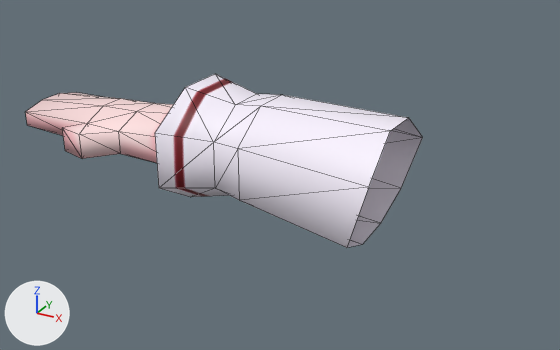
The OBJ model resources/player/arm_R.obj, before and after one commit.
The view is the same before and after, from a 50 mm lens placed at (0.297, -0.855, 0.423), pointed at (-0.201, 0.051, -0.03). Lighting does not change. The marker at lower left points along +X, +Y and +Z. Mesh edges are drawn as thin lines. Where no turn or scale is listed for an object, it has been applied to the vertices.

Before the edit, the objects in view are built like this:
```python
me_arm_r = bpy.data.meshes.new('arm_R')
me_arm_r.from_pydata(...)  # 76 vertices, 126 faces; spans x -0.634..-0.016, y -0.067..0.162, z -0.079..0.094
me_arm_r.materials.append(mat_clothes)  # picture img_tex_png
ob_arm_r = bpy.data.objects.new('arm_R', me_arm_r)
ob_arm_r.location = (0.0, 0.0, 0.0)
```
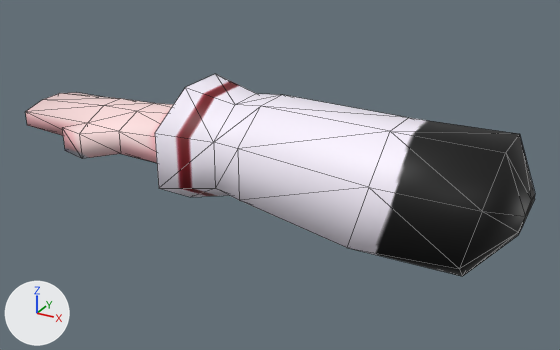
What the commit changed:
me_arm_r is used by ob_arm_r; location (0.0, 0.0, 0.0).
me_arm_r had 76 vertices, 126 faces and spanned x -0.634..-0.016, y -0.067..0.162, z -0.079..0.094.
me_arm_r now has 93 vertices, 166 faces and spans x -0.634..0.156, y -0.067..0.162, z -0.087..0.094.
Part 1, on me_arm_r:
17 vertices are added at x 0.089..0.156, y -0.061..0.128, z -0.087..0.087.
40 new faces join them.

Location of each change, [x1, y1, x2, y2] in pixels of the pictures (560 x 350 px):
'arm_R', reshaped (28% wider, 16% taller)
    before: [26, 74, 423, 248]
    after: [26, 74, 535, 276]
part 1 of me_arm_r, added (black)
    after: [347, 118, 535, 276]
